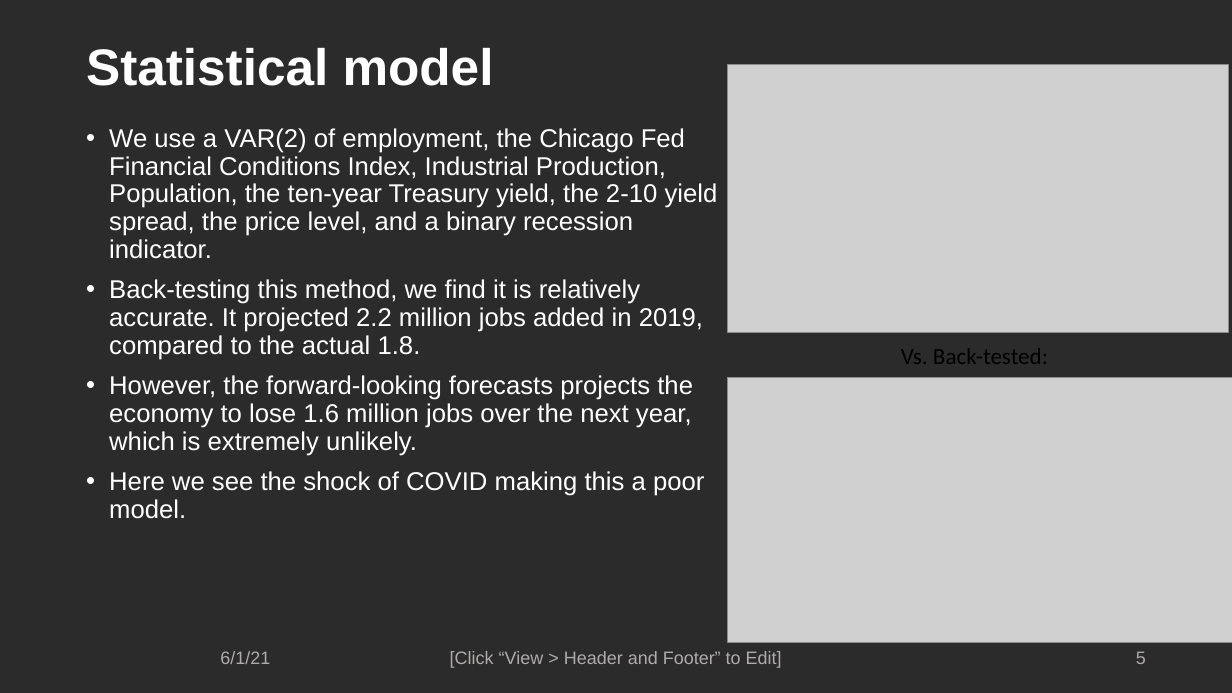
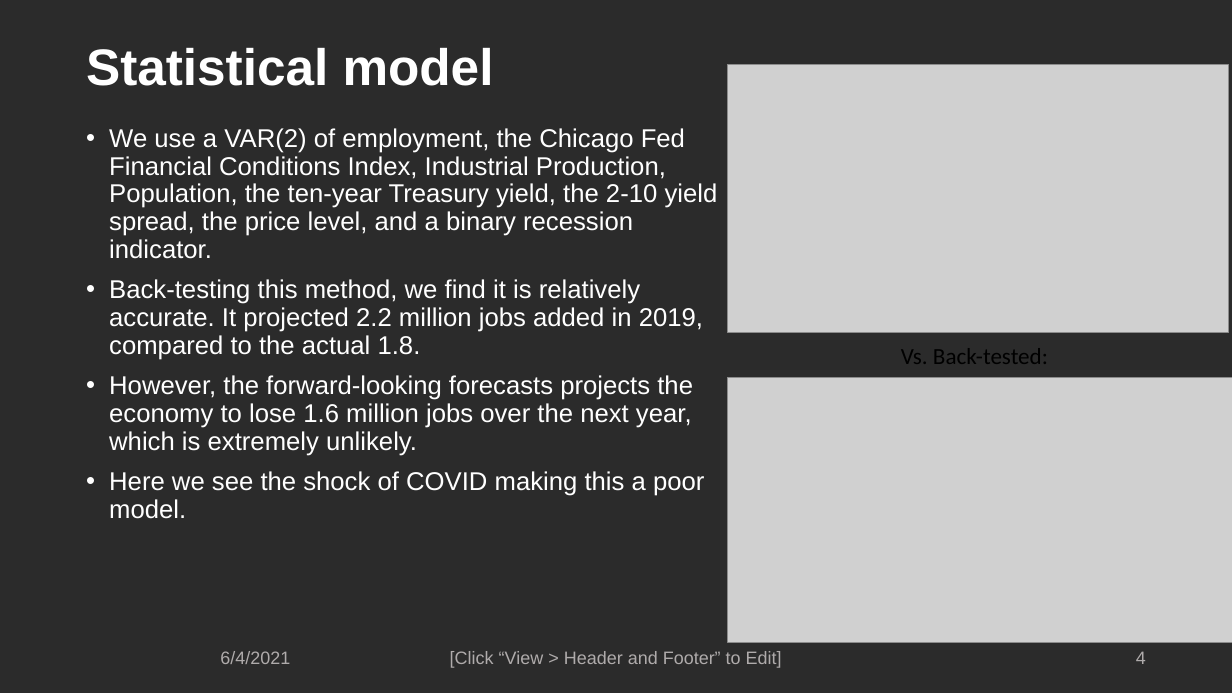
Before and after one commit to co237/forecasting_final, a slide deck: slide 5 of time_series_final_project_group10.pptx (slide 6 before the commit). Drawn at 1232x693 pixels with LibreOffice and Linux fonts; fonts in the diff are those of the drawing; grey boxes stand for pictures; background and template pictures are left out; a plain dark background stands for a picture behind light text. Boxes give left, top, right and bottom in pixels: in the first picture for what was removed or moved away, otherwise in the second. Text is boxed around its words. In the diff, an @@ line names an element or a change of style, - is before the commit and + after.

```diff
--- a/time_series_final_project_group10.pptx
+++ b/time_series_final_project_group10.pptx
@@ text at (220,651,290,664): text changed @@
-6/1/21
+6/4/2021
@@ page number at (1136,651,1146,664): text changed @@
-5
+4
```
Also in this commit, not shown: 8 other slides changed, 1 slide added, 1 slide removed.
